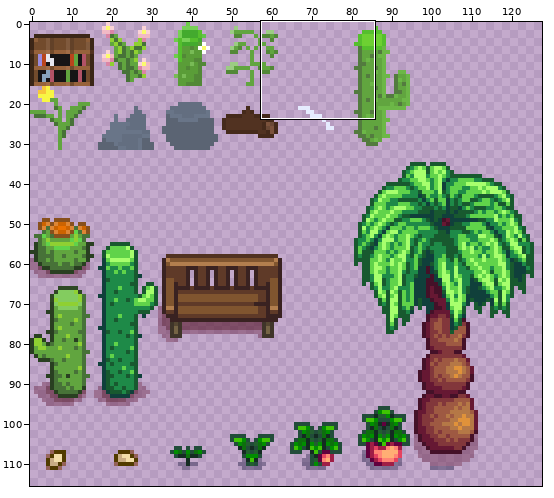
Sprite sheet -- images/furniture.png. Above: a wide view before the commit, with the close-up outlined.
Close-up. The starting point:
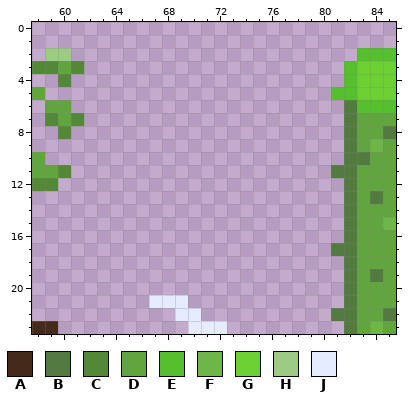
The file is 128x128 pixels. Pixels under 10% opacity are left out. Colours within 5 levels of each other are drawn and written as one. Shown: x 58..85, y 0..23. The wide view leaves out empty margins.
Palette (. is transparent): A #452a1b  B #537b3f  C #528837  D #61a53f  E #55bf2d  F #6cb747  G #6dd032  H #9ccc83  J #e6ecff
Pixels before, first column x 58:
 2 .HH......................EEE
 3 CCDC....................EGGG
 4 ..C.....................EGGG
 5 D......................EEGGG
 6 .DD.....................BEEE
 7 .CDC....................BDDD
 8 ..C.....................BDDB
 9 ........................BDFD
10 D.......................BBDD
11 DDC....................BBDDD
12 CC......................BDDD
13 ........................BDBD
14 ........................BDDD
15 ........................BDDF
16 ........................BDDD
17 .......................BBDDD
18 ........................BDDD
19 ........................BDBD
20 ........................BDDD
21 .........JJJ............BDDD
22 ...........JJ..........BBDDB
23 AA..........JJJ.........BDFD
The result:
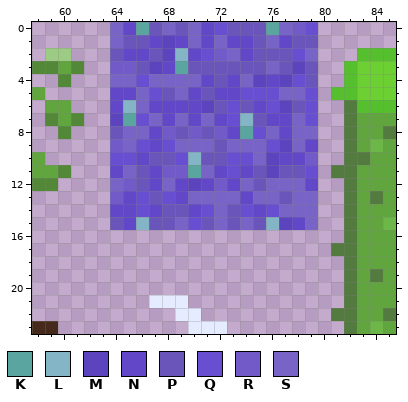
Colours new in this view: K #5aa5a0  L #84b5c7  M #5d44bf  N #6247c8  P #6a56bb  Q #684ed0  R #725bc8  S #7864c6
What changed:
y 0: x 64..79 ................ -> SNKPSPSNQPPPKSRQ
y 1: x 64..79 ................ -> SPPNMNSNSNNPSNPP
y 2: x 64..79 ................ -> PNNPMLNQRSNPPPQS
y 3: x 64..79 ................ -> RRPMNKPPPPPPSPMP
y 4: x 64..79 ................ -> SSQSSSSNPNSMNMQP
y 5: x 64..79 ................ -> NNSQPSNPNNQQQSSQ
y 6: x 64..79 ................ -> NLSNNNNMPQPNQMPQ
y 7: x 64..79 ................ -> MKQSNSNSNQLPNNSQ
y 8: x 64..79 ................ -> PSSNRPRPRNKQSNSS
y 9: x 64..79 ................ -> RSQNQSSSPSSSQMSN
y 10: x 64..79 ................ -> QQNPPQLPPQQSMNNR
y 11: x 64..79 ................ -> NSPNRRKSNQNPMPPQ
y 12: x 64..79 ................ -> SRPNSNMNRNSPSSSN
y 13: x 64..79 ................ -> RNQPQNSSSSNSSPSS
y 14: x 64..79 ................ -> NNQNPPNQSPQNQSSS
y 15: x 64..79 ................ -> PNLPPSQPSPSPLMNS
